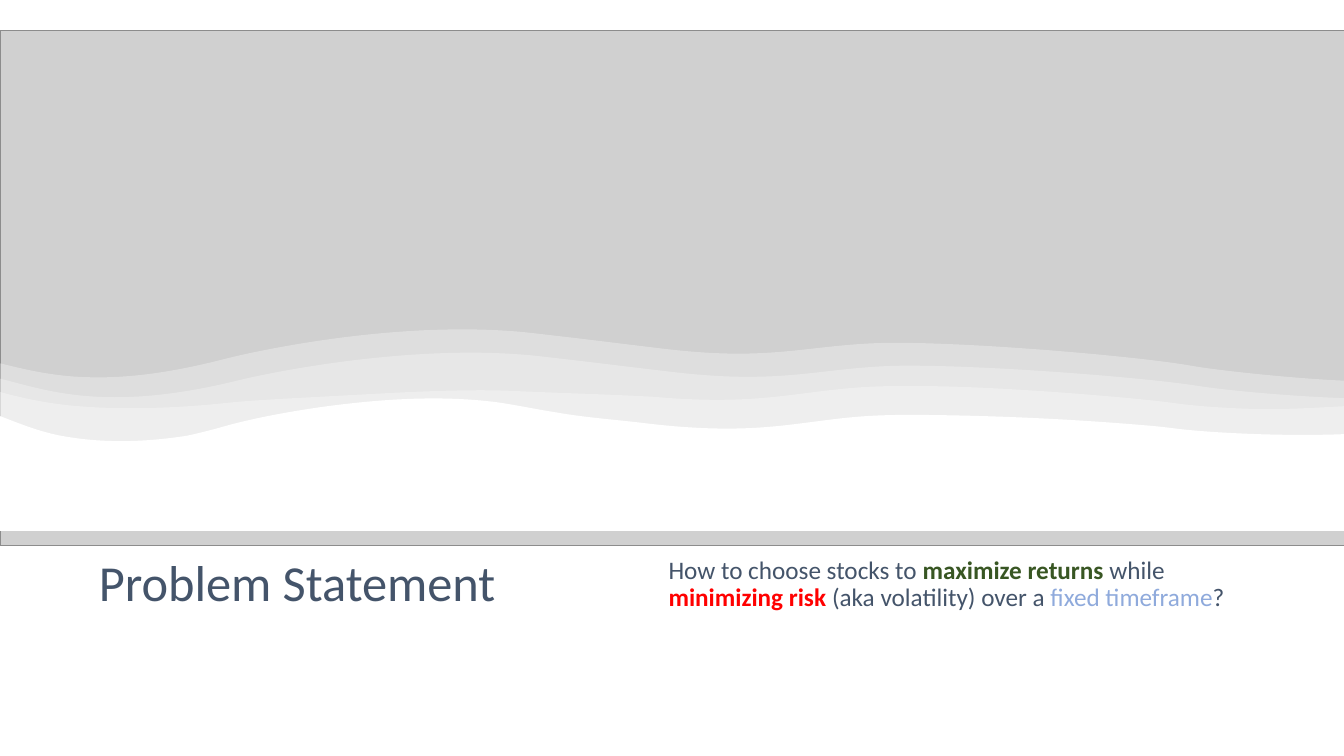
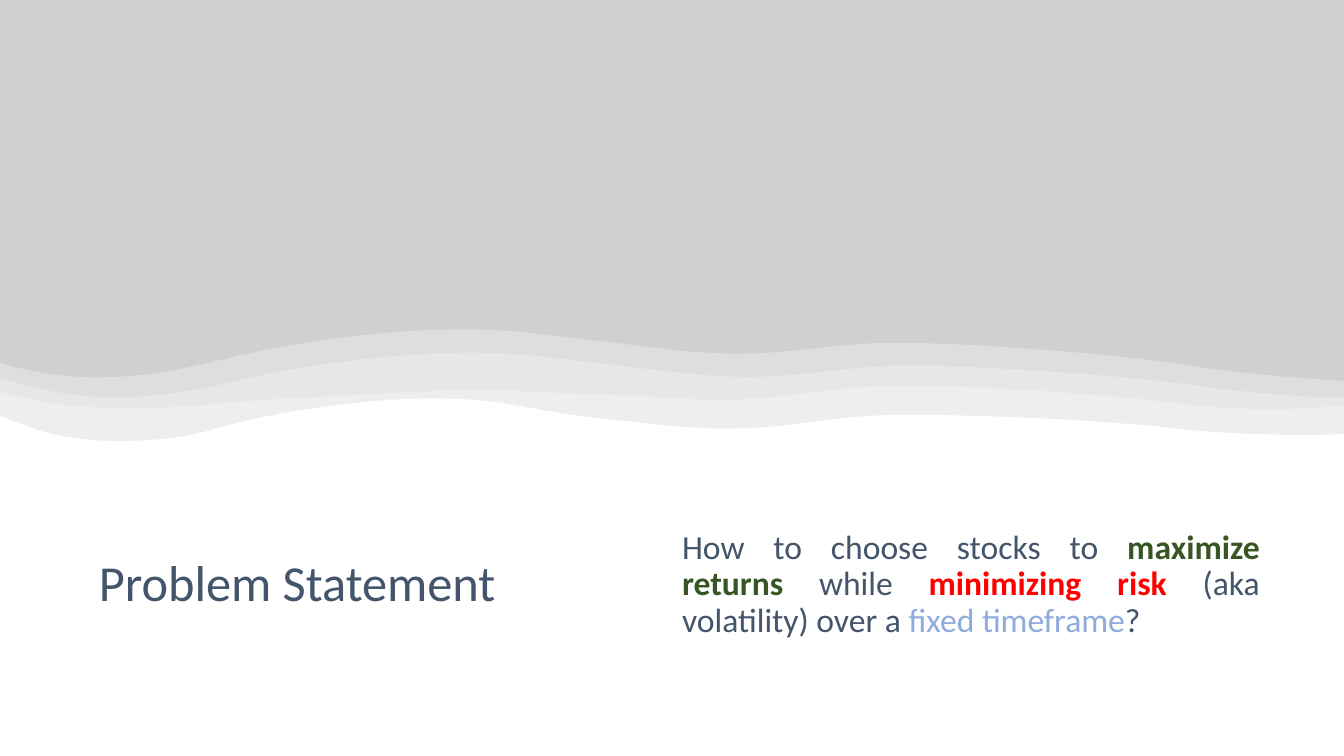
Before and after one commit to gowthamkuntumalla/ECE498_Final_Project, a slide deck: slide 4 of Docs/Final_Presentation.pptx. Drawn at 1344x756 pixels with LibreOffice and Linux fonts; fonts in the diff are those of the drawing; grey boxes stand for pictures. Boxes give left, top, right and bottom in pixels: in the first picture for what was removed or moved away, otherwise in the second. Text is boxed around its words. In the diff, an @@ line names an element or a change of style, - is before the commit and + after.

```diff
--- a/Docs/Final_Presentation.pptx
+++ b/Docs/Final_Presentation.pptx
@@ picture: place and size @@
-picture at bbox=[0, 30, 1344, 544]
+picture at bbox=[0, 0, 1344, 507]
@@ text "How to choose stocks to ...": place and size @@
-text "How to choose stocks to ..." at bbox=[669, 561, 1224, 611]
+text "How to choose stocks to ..." at bbox=[682, 535, 1260, 638]
@@ text "How to choose stocks to ..." at bbox=[682, 535, 1260, 638]: size 18 to 24 pt; alignment left to justified @@
```
Also in this commit, not shown: 1 other slide changed, 1 other file.
